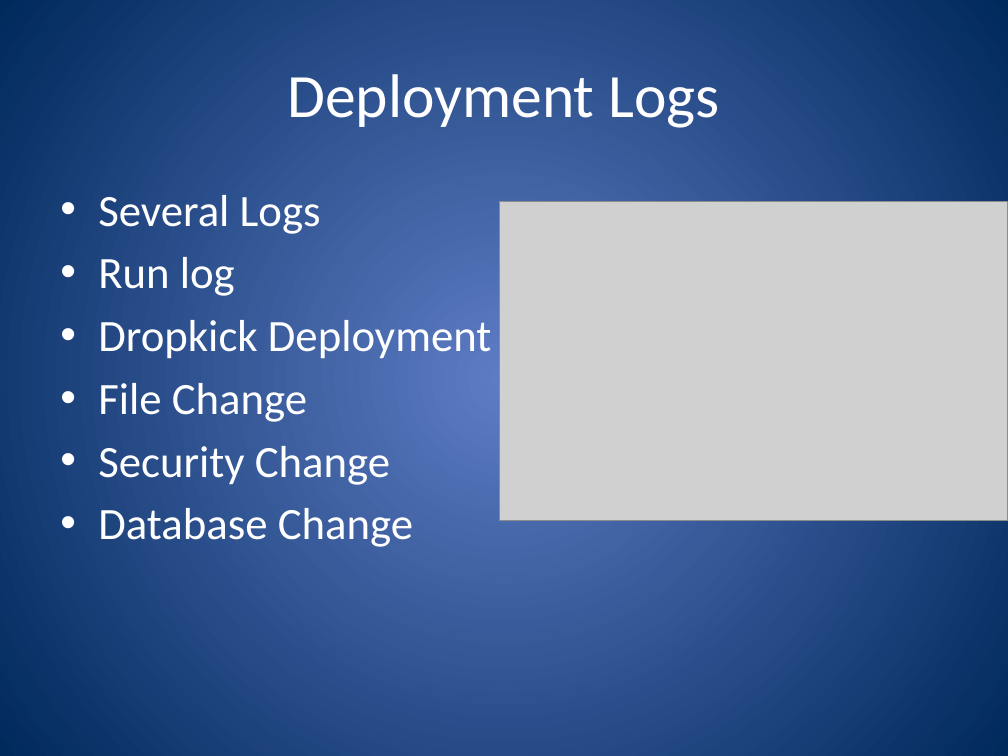
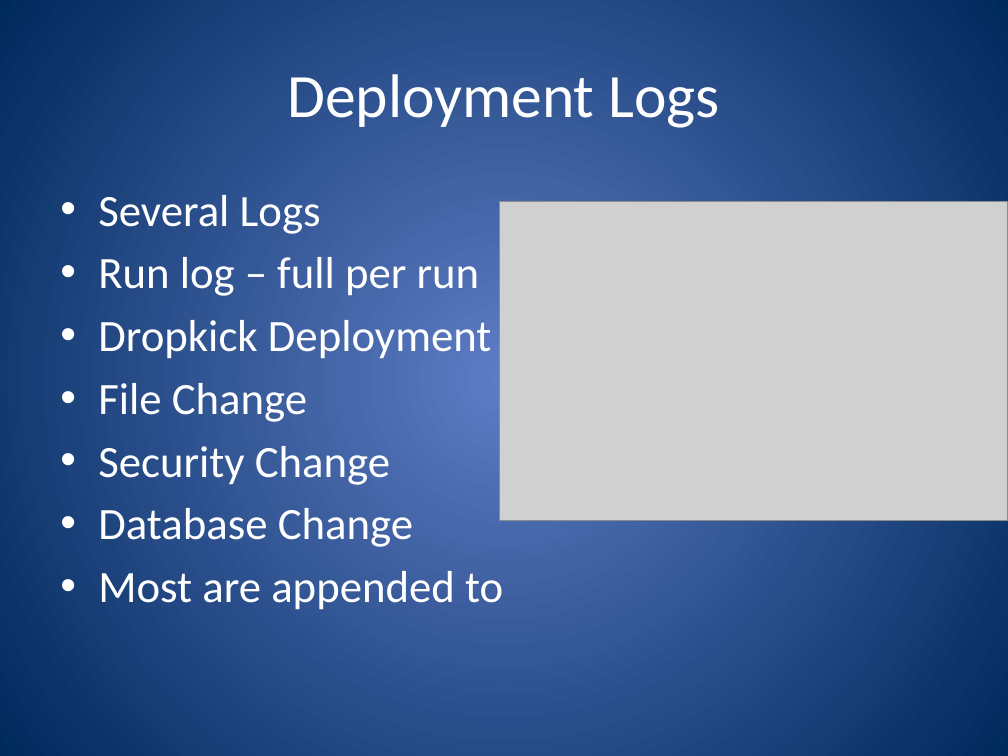
Before and after one commit to ferventcoder/presentations, a slide deck: slide 27 of dotNet/dropkick/DropkicK.pptx. Drawn at 1008x756 pixels with LibreOffice and Linux fonts; fonts in the diff are those of the drawing; grey boxes stand for pictures. Boxes give left, top, right and bottom in pixels: in the first picture for what was removed or moved away, otherwise in the second. Text is boxed around its words. In the diff, an @@ line names an element or a change of style, - is before the commit and + after.

```diff
--- a/dotNet/dropkick/DropkicK.pptx
+++ b/dotNet/dropkick/DropkicK.pptx
@@ text at (98, 257, 480, 296): text changed @@
-• Run log
+• Run log – full per run
@@ text at (98, 571, 503, 609): paragraph added @@
+• Most are appended to
```
Also in this commit, not shown: 4 other slides changed, 7 other files.
